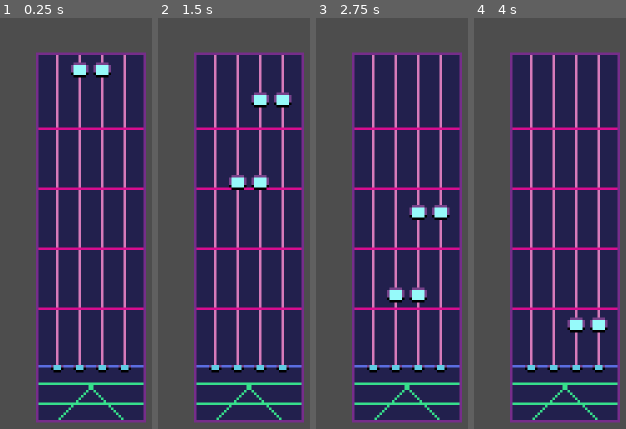
Above: before the commit, frames 1-4 (left to right).
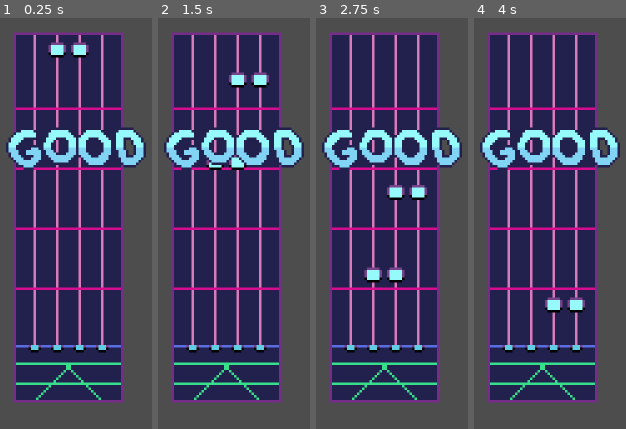
Above: after the commit, the same moments.

Repository: Cheese-Sandwich-Games/Wejammin
Game: Godot game, scene res://Scenes/main.tscn
Same seed, same stepped clock (60 frames per second), same inputs: the game is played once before the commit and once after it. Sound files missing from this copy of the repository are replaced by a short silence.
Inputs:
- Up to frame 1 (0.25 s): no input
- Up to frame 2 (1.5 s): hold 1 (toggle_arp) 0.53-1.28 s; tap 2 (toggle_bass) at 1.35 s
- Up to frame 3 (2.75 s): hold 3 (toggle_drums) from 2.03 s (still down)
- Up to frame 4 (4 s): release 3 (toggle_drums) at 2.78 s; tap 4 (toggle_lead) at 2.85 s; hold 5 (toggle_pad) from 3.53 s (still down)

The runs differ from the first frame. In frame 1, 45% of the frame differs, in the area x 3-97%, y 3-99%; in frame 2, 46%; in frame 3, 47%; in frame 4, 45%.

Commit message:
Add visual feedback for good and perfect hits

Diff:
--- a/Game Logic/Highway/music_note.gd
+++ b/Game Logic/Highway/music_note.gd
@@ -27,8 +27,10 @@
 		Globals.combo += 1
 		Globals.notes_hit += 1
 		if is_perfect:
+			Globals.perfect_hits += 1
 			print("Note perfect hit")
 		else:
+			Globals.good_hits += 1
 			print("Note good hit")
 	else:
 		Globals.combo = 0
--- a/Scenes/main.tscn
+++ b/Scenes/main.tscn
@@ -1,15 +1,19 @@
-[gd_scene load_steps=4 format=3 uid="uid://bdfo2ktxggpi6"]
+[gd_scene load_steps=5 format=3 uid="uid://bdfo2ktxggpi6"]
 
 [ext_resource type="PackedScene" uid="uid://rg04q5kbhhcn" path="res://Game Logic/Highway/highway.tscn" id="1_jjgbg"]
 [ext_resource type="PackedScene" uid="uid://cpcv5xain2d7s" path="res://Game Logic/Conductor/conductor.tscn" id="2_bo1nx"]
+[ext_resource type="PackedScene" uid="uid://cas5xagm450mw" path="res://User Interface/note_hit_texture.tscn" id="3_8gbba"]
 
 [sub_resource type="AudioStreamSynchronized" id="AudioStreamSynchronized_bo1nx"]
 
 [node name="Main" type="Node2D"]
 
 [node name="Highway" parent="." instance=ExtResource("1_jjgbg")]
-position = Vector2(9, 8)
 
 [node name="Conductor" parent="." node_paths=PackedStringArray("highway") instance=ExtResource("2_bo1nx")]
 stream = SubResource("AudioStreamSynchronized_bo1nx")
 highway = NodePath("../Highway")
+
+[node name="CanvasLayer" type="CanvasLayer" parent="."]
+
+[node name="NoteHitTexture" parent="CanvasLayer" instance=ExtResource("3_8gbba")]
--- /dev/null
+++ b/User Interface/note_hit_texture.gd
@@ -0,0 +1,41 @@
+extends TextureRect
+
+
+var bounce_tween: Tween
+
+
+func _ready() -> void:
+	Globals.good_hit.connect(_on_good_hit)
+	Globals.perfect_hit.connect(_on_perfect_hit)
+
+
+func show_hit(is_perfect: bool) -> void:
+	if texture is AtlasTexture:
+		if is_perfect:
+			texture.region = Rect2(Vector2(texture.region.size.x, 0), texture.region.size)
+		else:
+			texture.region = Rect2(Vector2(0, 0), texture.region.size)
+
+	# Add a little movement to the texture
+	if bounce_tween is Tween:
+		bounce_tween.kill()
+
+	bounce_tween = create_tween().set_parallel()
+
+	# Set starting values for animation
+	var random_scale: float = randf_range(1.3, 1.4)
+	scale = Vector2(random_scale, random_scale)
+	rotation_degrees = randf_range(15, 15)
+	modulate.a = 1.0
+
+	bounce_tween.tween_property(self, "scale", Vector2(1, 1), 0.3)
+	bounce_tween.tween_property(self, "rotation_degrees", 0, 0.3)
+	bounce_tween.tween_property(self, "modulate", Color(1.0, 1.0, 1.0, 0), 0.5)
+
+
+func _on_good_hit() -> void:
+	show_hit(false)
+
+
+func _on_perfect_hit() -> void:
+	show_hit(true)
--- /dev/null
+++ b/User Interface/note_hit_texture.tscn
@@ -0,0 +1,25 @@
+[gd_scene load_steps=4 format=3 uid="uid://cas5xagm450mw"]
+
+[ext_resource type="Texture2D" uid="uid://bwuqmlb3yuewv" path="res://Assets/note_hit_types.png" id="1_xt6pa"]
+[ext_resource type="Script" uid="uid://f7uk1q7y47g0" path="res://User Interface/note_hit_texture.gd" id="2_c420o"]
+
+[sub_resource type="AtlasTexture" id="AtlasTexture_bo1nx"]
+atlas = ExtResource("1_xt6pa")
+region = Rect2(0, 0, 64, 32)
+
+[node name="NoteHitTexture" type="TextureRect"]
+custom_minimum_size = Vector2(64, 32)
+anchors_preset = 8
+anchor_left = 0.5
+anchor_top = 0.5
+anchor_right = 0.5
+anchor_bottom = 0.5
+offset_left = -32.0
+offset_top = -48.0
+offset_right = 32.0
+offset_bottom = -16.0
+grow_horizontal = 2
+grow_vertical = 2
+pivot_offset = Vector2(32, 16)
+texture = SubResource("AtlasTexture_bo1nx")
+script = ExtResource("2_c420o")
--- a/globals.gd
+++ b/globals.gd
@@ -2,7 +2,22 @@
 # For globally accessable variable and functions
 
 
+signal combo_changed
+signal good_hit
+signal perfect_hit
+
 # Current music track statistics. Move this somewhere else if needed
-var combo: int
+var combo: int:
+	set(new_value):
+		combo = new_value
+		combo_changed.emit(new_value)
 var notes_hit: int
 var notes_missed: int
+var good_hits: int:
+	set(new_value):
+		good_hits = new_value
+		good_hit.emit()
+var perfect_hits: int:
+	set(new_value):
+		perfect_hits = new_value
+		perfect_hit.emit()
--- a/project.godot
+++ b/project.godot
@@ -32,7 +32,8 @@
 "res://Assets/": "green",
 "res://Game Logic/": "pink",
 "res://Music/": "orange",
-"res://Scenes/": "blue"
+"res://Scenes/": "blue",
+"res://User Interface/": "purple"
 }
 
 [input]
Binary file added: Assets/note_hit_types.png
Not shown, added: Assets/note_hit_types.png.import
Not shown, added: User Interface/note_hit_texture.gd.uid
